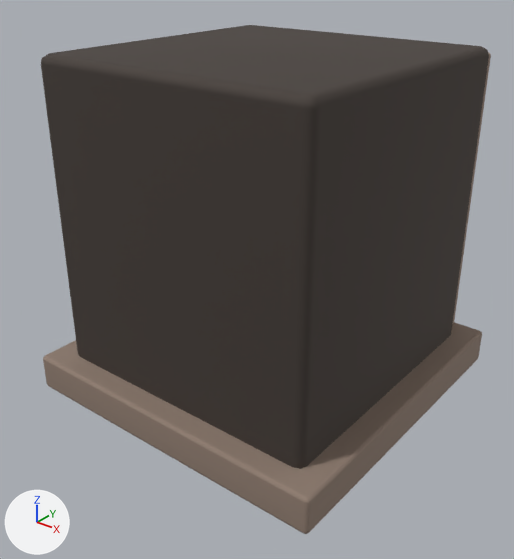
The glTF model godot/campaign/art/structures/refinery-base-1.glb: old version first, new version second.
Rendered twice from a camera (50 mm lens) standing at (1.163, -1.515, 1.253) and looking at (0.01, -0.074, 0.359). The lights are fixed; the arrows at lower left show +X, +Y and +Z. The older version comes first. Where no turn or scale is listed for an object, it has been applied to the vertices. Vertices at exactly the same position are counted once.

Objects in the first picture: 'refinery_0', 'refinery_1'.
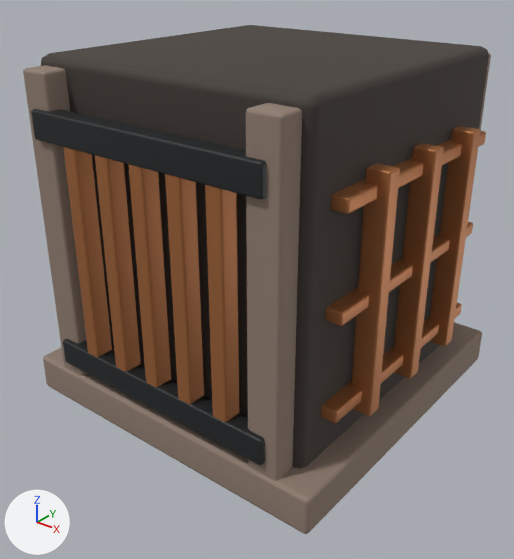
Pixel boxes [x1, y1, x2, y2] of what changed, in the pictures (514 x 559 px):
'refinery_3', reshaped (not visible before)
    after: [63, 126, 486, 423]
'refinery_1', reshaped
    before: [43, 52, 491, 534]
    after: [23, 52, 491, 534]
'refinery_2', reshaped (not visible before)
    after: [31, 109, 266, 465]
part 1 of me_cube_001, added (brown)
    after: [23, 65, 87, 376]
part 2 of me_cube_001, added (brown)
    after: [246, 103, 302, 480]
part 3 of me_cube_004, added (orange)
    after: [63, 147, 112, 357]
part 4 of me_cube_004, added (orange)
    after: [95, 155, 141, 371]
part 5 of me_cube_004, added (orange)
    after: [128, 164, 171, 387]
part 6 of me_cube_004, added (orange)
    after: [165, 174, 204, 404]
part 7 of me_cube_004, added (orange)
    after: [205, 185, 240, 422]
part 8 of me_cube_004, added (orange)
    after: [321, 126, 486, 423]
part 9 of me_cube_009, added
    after: [63, 338, 265, 465]
part 10 of me_cube_009, added
    after: [31, 109, 266, 199]

The change, as a list of edits to the scene's bpy script:
```text
Change me_cube_001:
    used by ob_refinery_1; location = (0.0, 0.0, 0.0)
    remove me_cube_001.from_pydata(...)  # 168 vertices, 324 faces; spans x -0.49..0.49, y -0.49..0.49, z 0.0..0.96
    add me_cube_001.from_pydata(...)  # 280 vertices, 540 faces; spans x -0.49..0.49, y -0.49..0.49, z 0.0..0.96
    me_cube_001 part 1: the loose piece of 56 vertices spanning x -0.395..-0.305, y 0.397..0.483, z 0.04..0.96 is copied, and the copy is moved by (0.0, -0.88, 0.0); it spans x -0.395..-0.305, y -0.483..-0.398, z 0.04..0.96
    me_cube_001 part 2: the loose piece of 56 vertices spanning x 0.305..0.395, y 0.397..0.483, z 0.04..0.96 is copied, and the copy is moved by (0.0, -0.88, 0.0); it spans x 0.305..0.395, y -0.483..-0.398, z 0.04..0.96
Change me_cube_004:
    used by ob_refinery_3; location = (0.0, 0.0, 0.0)
    remove me_cube_004.from_pydata(...)  # 280 vertices, 540 faces; spans x -0.252..0.252, y 0.439..0.495, z 0.19..0.81
    add me_cube_004.from_pydata(...)  # 1232 vertices, 2376 faces; spans x -0.49..0.49, y -0.495..0.495, z 0.19..0.81
    me_cube_004 part 3: the loose piece of 56 vertices spanning x -0.252..-0.208, y 0.439..0.495, z 0.19..0.81 is copied, and the copy is moved by (0.0, -0.934, 0.0); it spans x -0.252..-0.208, y -0.495..-0.44, z 0.19..0.81
    me_cube_004 part 4: the loose piece of 56 vertices spanning x -0.138..-0.093, y 0.439..0.495, z 0.19..0.81 is copied, and the copy is moved by (0.0, -0.934, 0.0); it spans x -0.138..-0.093, y -0.495..-0.44, z 0.19..0.81
    me_cube_004 part 5: the loose piece of 56 vertices spanning x -0.023..0.023, y 0.439..0.495, z 0.19..0.81 is copied, and the copy is moved by (0.0, -0.934, 0.0); it spans x -0.023..0.023, y -0.495..-0.44, z 0.19..0.81
    me_cube_004 part 6: the loose piece of 56 vertices spanning x 0.093..0.138, y 0.439..0.495, z 0.19..0.81 is copied, and the copy is moved by (0.0, -0.934, 0.0); it spans x 0.093..0.138, y -0.495..-0.44, z 0.19..0.81
    me_cube_004 part 7: the loose piece of 56 vertices spanning x 0.208..0.252, y 0.439..0.495, z 0.19..0.81 is copied, and the copy is moved by (0.0, -0.934, 0.0); it spans x 0.208..0.252, y -0.495..-0.44, z 0.19..0.81
    me_cube_004 part 8: 336 vertices added at x 0.417..0.49, y -0.345..0.345, z 0.19..0.81
    other edits to the shape of me_cube_004 do not show in these pictures
Change me_cube_009:
    used by ob_refinery_2; location = (0.0, 0.0, 0.0)
    remove me_cube_009.from_pydata(...)  # 112 vertices, 216 faces; spans x -0.36..0.36, y 0.442..0.498, z 0.143..0.868
    add me_cube_009.from_pydata(...)  # 224 vertices, 432 faces; spans x -0.36..0.36, y -0.498..0.498, z 0.142..0.868
    me_cube_009 part 9: the loose piece of 56 vertices spanning x -0.36..0.36, y 0.443..0.498, z 0.143..0.218 is copied, and the copy is moved by (0.0, -0.94, 0.0); it spans x -0.36..0.36, y -0.498..-0.443, z 0.142..0.217
    me_cube_009 part 10: the loose piece of 56 vertices spanning x -0.36..0.36, y 0.442..0.497, z 0.793..0.868 is copied, and the copy is moved by (0.0, -0.94, 0.0); it spans x -0.36..0.36, y -0.498..-0.443, z 0.792..0.868
```
